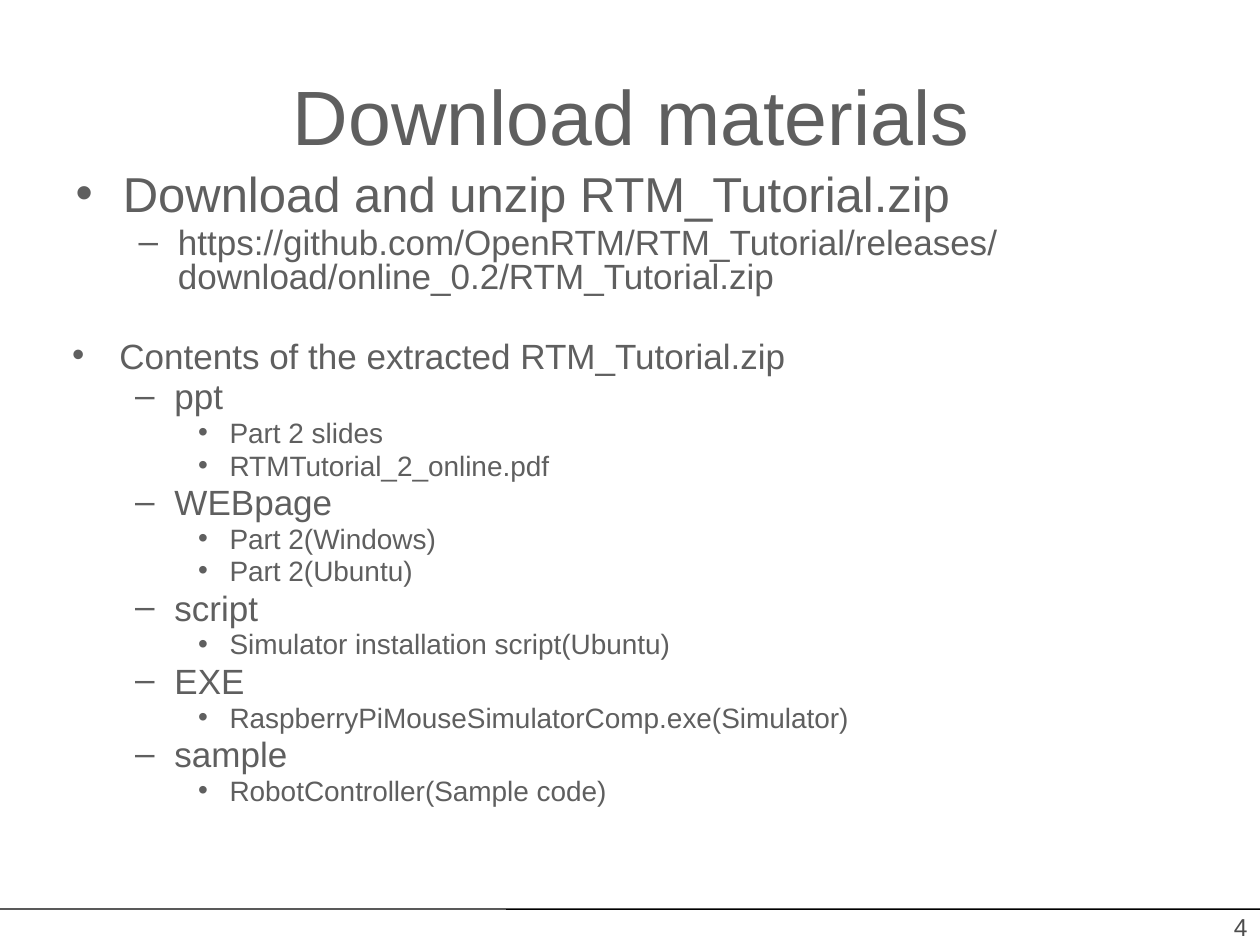
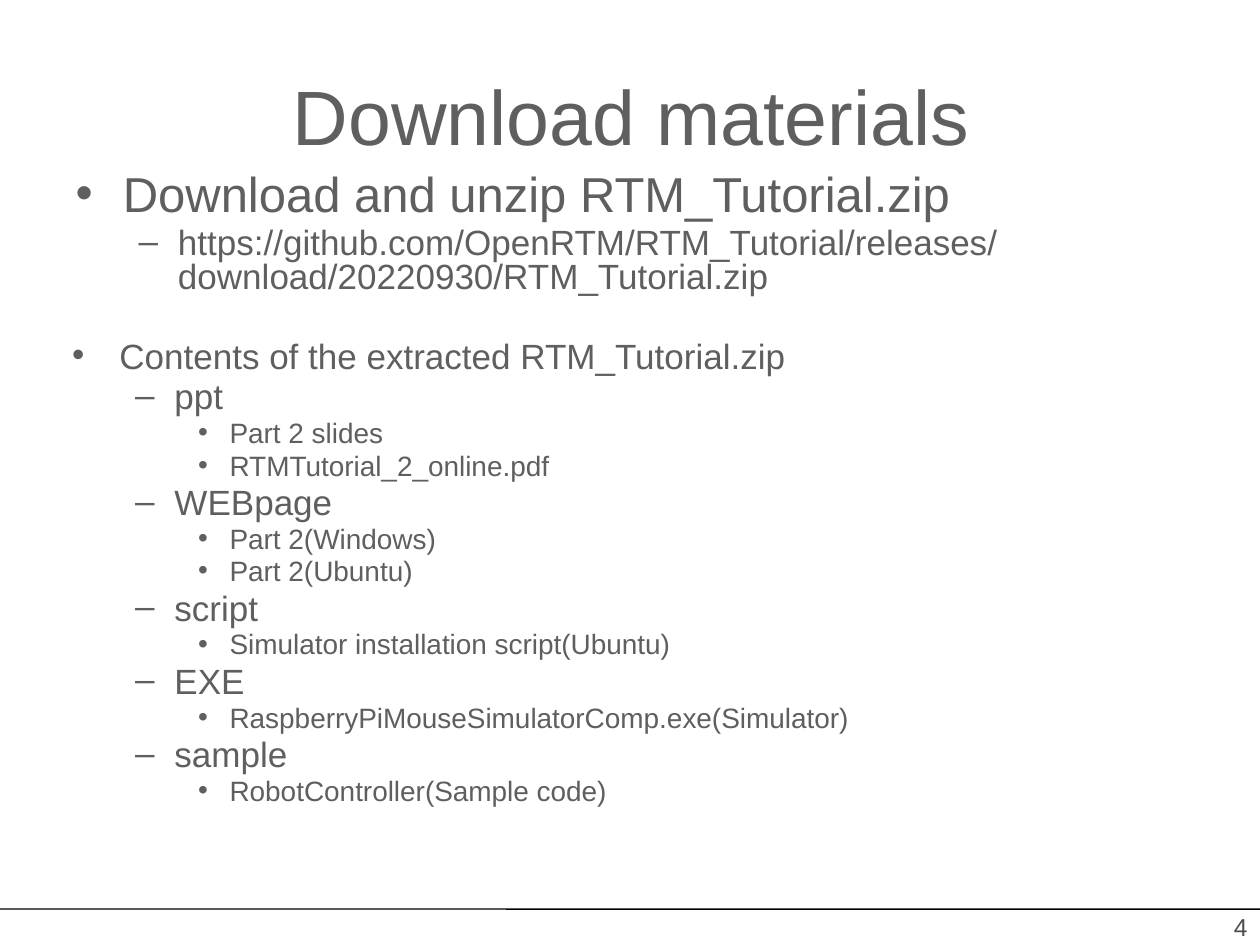
Before and after one commit to OpenRTM/RTM_Tutorial, a slide deck: slide 4 of ppt/installation_online.pptx. Drawn at 1260x945 pixels with LibreOffice and Linux fonts; fonts in the diff are those of the drawing; background and template pictures are left out. Boxes give left, top, right and bottom in pixels: in the first picture for what was removed or moved away, otherwise in the second. Text is boxed around its words. In the diff, an @@ line names an element or a change of style, - is before the commit and + after.

```diff
--- a/ppt/installation_online.pptx
+++ b/ppt/installation_online.pptx
@@ text at [178, 229, 997, 296]: text changed @@
-  – https://github.com/OpenRTM/RTM_Tutorial/releases/download/online_0.2/RTM_Tutorial.zip
+  – https://github.com/OpenRTM/RTM_Tutorial/releases/download/20220930/RTM_Tutorial.zip
```
Also in this commit, not shown: 1 other slide changed, 9 other files.
